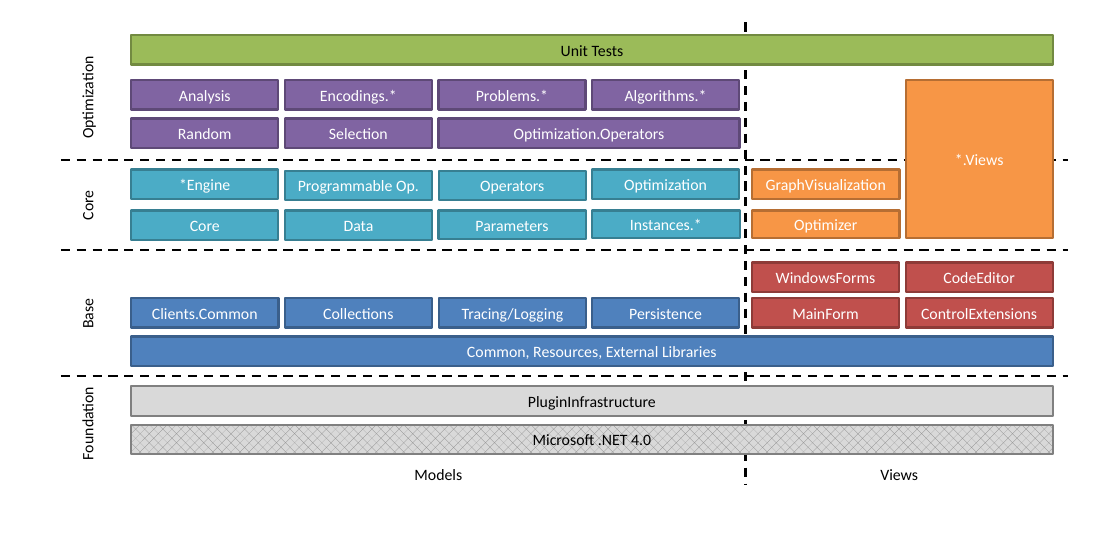
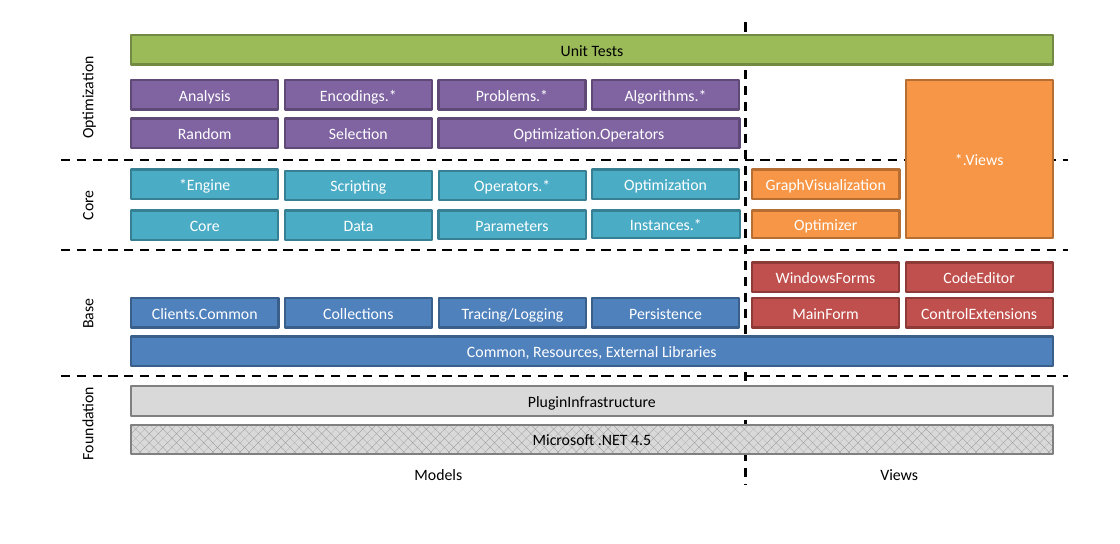
Before and after one commit to heal-research/HeuristicLab, a slide deck: slide 1 of documentation/HeuristicLab 3.3 - Architecture.pptx. Drawn at 1120x544 pixels with LibreOffice and Linux fonts; fonts in the diff are those of the drawing. Boxes give left, top, right and bottom in pixels: in the first picture for what was removed or moved away, otherwise in the second. Text is boxed around its words. In the diff, an @@ line names an element or a change of style, - is before the commit and + after.

```diff
--- a/documentation/HeuristicLab 3.3 - Architecture.pptx
+++ b/documentation/HeuristicLab 3.3 - Architecture.pptx
@@ text in rectangle at (x1=330, y1=180, x2=386, y2=194): text changed @@
-Programmable Op.
+Scripting
@@ text in rectangle at (x1=474, y1=180, x2=550, y2=194): text changed @@
-Operators
+Operators.*
@@ text in rectangle at (x1=533, y1=433, x2=651, y2=448): text changed @@
-Microsoft .NET 4.0
+Microsoft .NET 4.5
```
Also in this commit, not shown: 6 other files.
